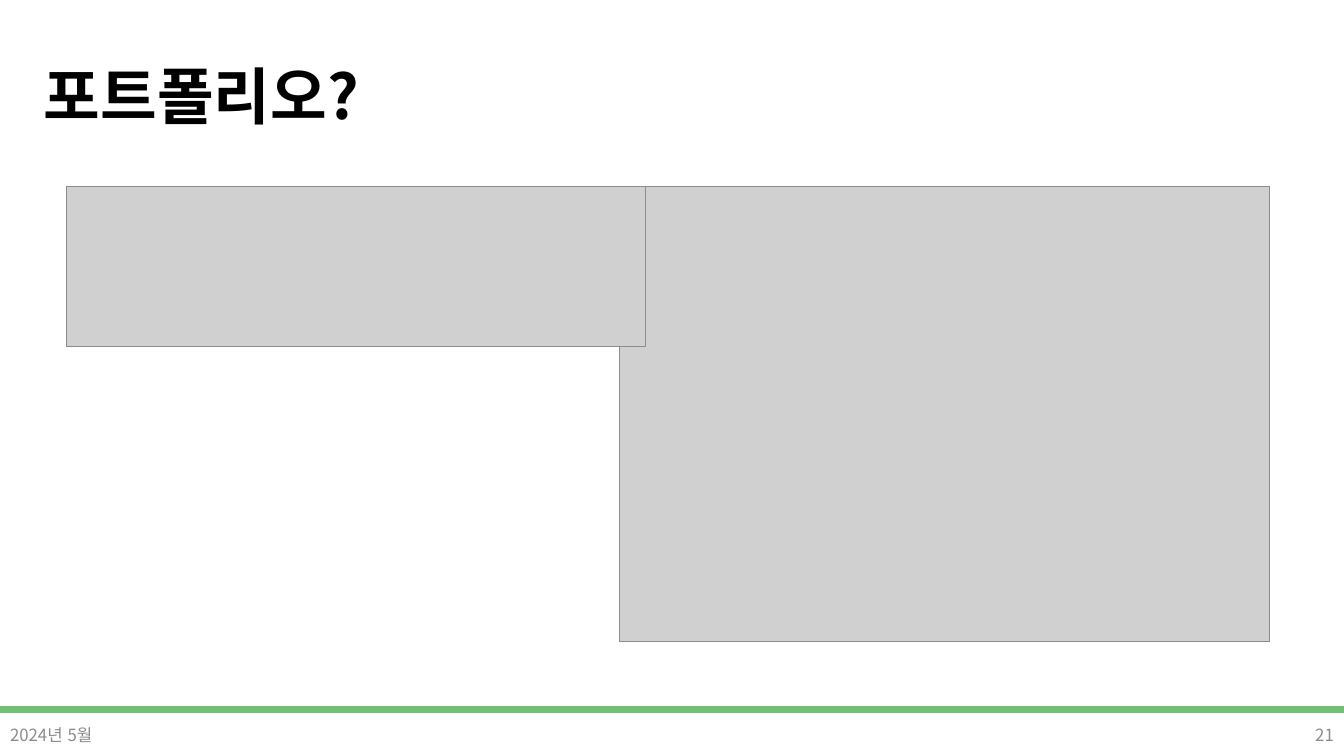
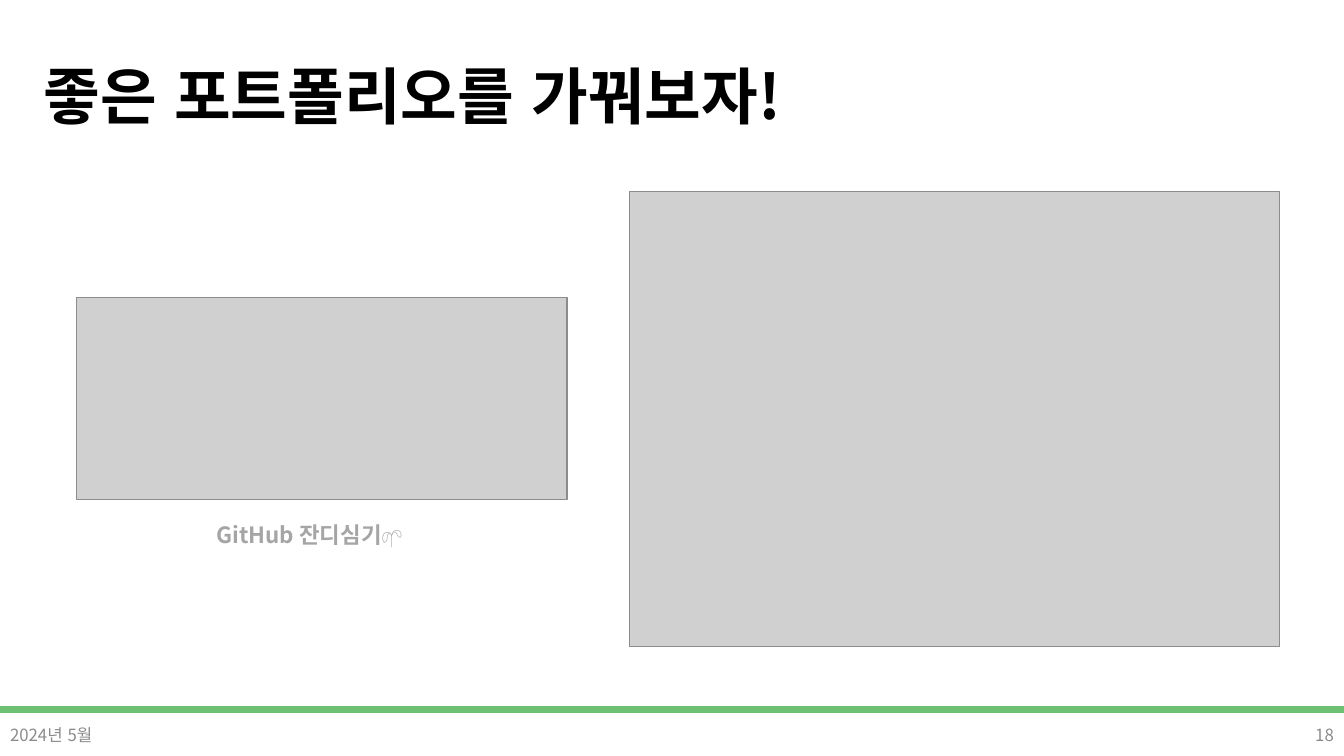
Before and after one commit to DevDamon0527/SeSAC_Yeongdeungpo_Campus_6th, a slide deck: slide 18 of material/[SeSAC_YDP_6] 01_ot,git.pptx (slide 21 before the commit). Drawn at 1344x756 pixels with LibreOffice and Linux fonts; fonts in the diff are those of the drawing; grey boxes stand for pictures; background and template pictures are left out. Boxes give left, top, right and bottom in pixels: in the first picture for what was removed or moved away, otherwise in the second. Text is boxed around its words. In the diff, an @@ line names an element or a change of style, - is before the commit and + after.

```diff
--- a/material/[SeSAC_YDP_6] 01_ot,git.pptx
+++ b/material/[SeSAC_YDP_6] 01_ot,git.pptx
@@ title at <box>44,67,781,125</box>: text changed @@
-포트폴리오?
+좋은 포트폴리오를 가꿔보자!
@@ picture removed at <box>67,187,646,347</box> @@
@@ picture: place and size @@
-picture at <box>620,187,1270,642</box>
+picture at <box>630,192,1280,647</box>
@@ picture added at <box>76,297,567,500</box> @@
@@ text added at <box>217,524,402,547</box>, 16 pt, text #A5A5A5, bold @@
+GitHub 잔디심기🌱
@@ page number at <box>1315,728,1334,741</box>: text changed @@
-21
+18
```
Also in this commit, not shown: 12 other slides changed, 1 slide added, 4 slides removed.
